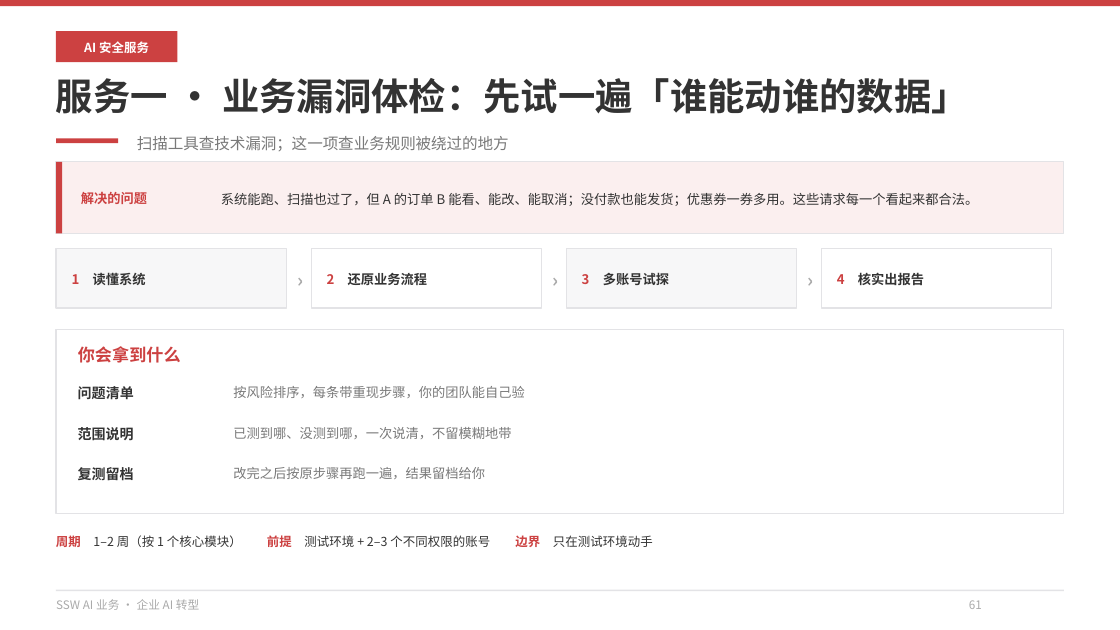
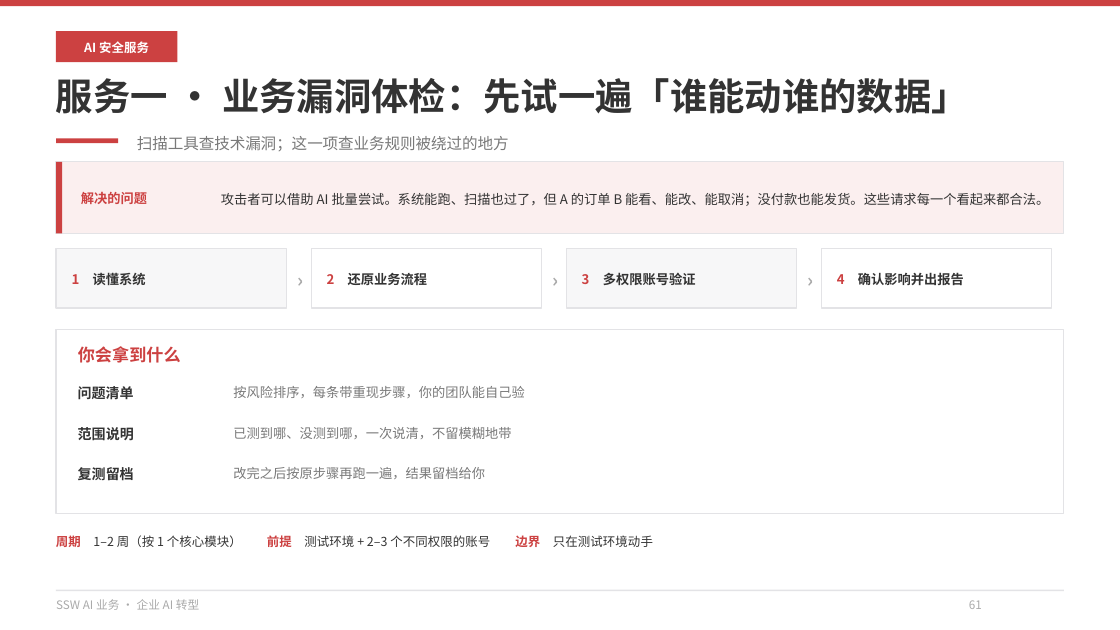
Before and after one commit to hveraus/ssw-business, a slide deck: slide 61 of SSW AI 业务_v2/SSW AI 业务_v3.pptx. Drawn at 1120x630 pixels with LibreOffice and Linux fonts; fonts in the diff are those of the drawing. Boxes give left, top, right and bottom in pixels: in the first picture for what was removed or moved away, otherwise in the second. Text is boxed around its words. In the diff, an @@ line names an element or a change of style, - is before the commit and + after.

Commit message:
第八部分措辞按评审改写（12 处）
- P58 分隔页：改为「现有安全工具继续用，业务权限和流程还要单独验证」，导览行「查系统 · 审代码 · 管助手」
- P60 盲区页：标题改「哪些业务风险需要单独验证？」，页底改「现有安全工具继续用，业务权限和流程单独验证」
- P59 三项服务：标题改「查现有系统 · 审代码与工具 · 管运行中的助手」，卡标签改「现有系统 / 运行中的助手」
- P61 服务一：问题条以「攻击者可以借助 AI 批量尝试」开头并接订单权限例子；四步改动词「多权限账号验证 / 确认影响并出报告」
- P62 服务二：标题改「AI 写的代码、员工搭的工具，上线前怎么审？」，成果改「员工自建工具上线前完成权限和数据检查」
- P63 服务三：副标改「AI 按用户权限取数，关键操作经授权人员确认；先评估现有模型与平台能接入哪些控制」
- P64 架构：标题改「数据存在哪，什么情况下会发给外部模型？」
- P65 报告：标题改「一条安全问题，报告里怎么写？」，三项改影响/修复建议/复测结果，页底与「SSW 内部实践」标签同步
- P66 诊断：标题改「选一个模块，做一次 3 天安全诊断」，副标写交付内容，不收费口径并入页底
- P34 数据安全：副标改「部署前，先和你确认这四件事」，第三卡改「哪些数据可以发给外部模型」

```diff
--- a/SSW AI 业务_v2/SSW AI 业务_v3.pptx
+++ b/SSW AI 业务_v2/SSW AI 业务_v3.pptx
@@ text at (221, 193, 1049, 206): text changed @@
-系统能跑、扫描也过了，但 A 的订单 B 能看、能改、能取消；没付款也能发货；优惠券一券多用。这些请求每一个看起来都合法。
+攻击者可以借助 AI 批量尝试。系统能跑、扫描也过了，但 A 的订单 B 能看、能改、能取消；没付款也能发货。这些请求每一个看起来都合法。
@@ text at (582, 273, 696, 285): text changed @@
-3 多账号试探
+3 多权限账号验证
@@ text at (837, 273, 964, 285): text changed @@
-4 核实出报告
+4 确认影响并出报告
```
Also in this commit, not shown: 10 other slides changed, 1 other file.
